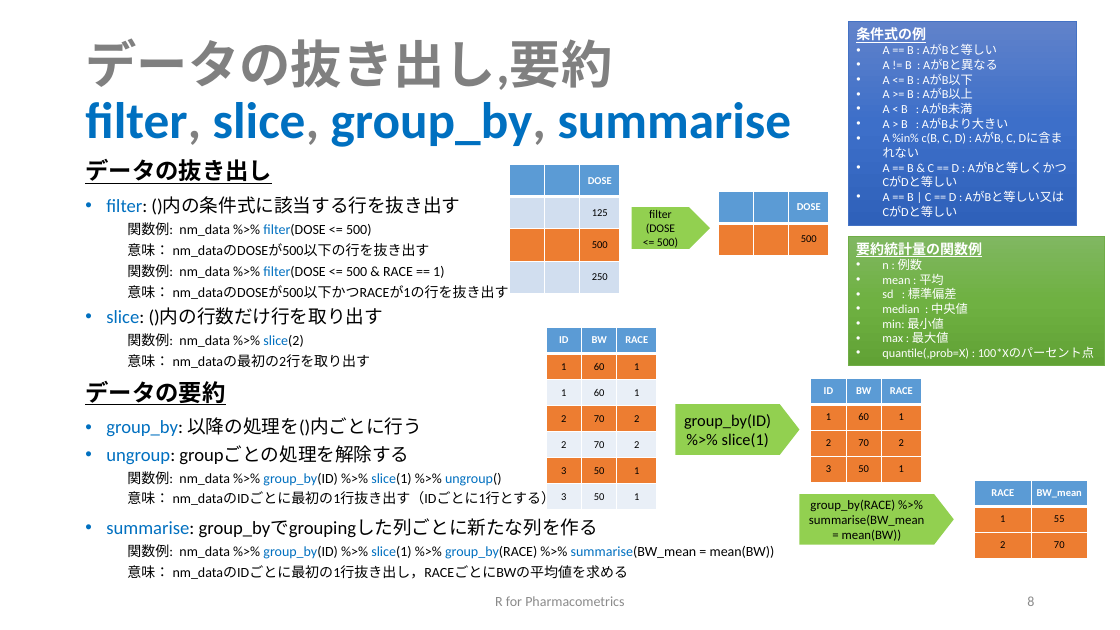
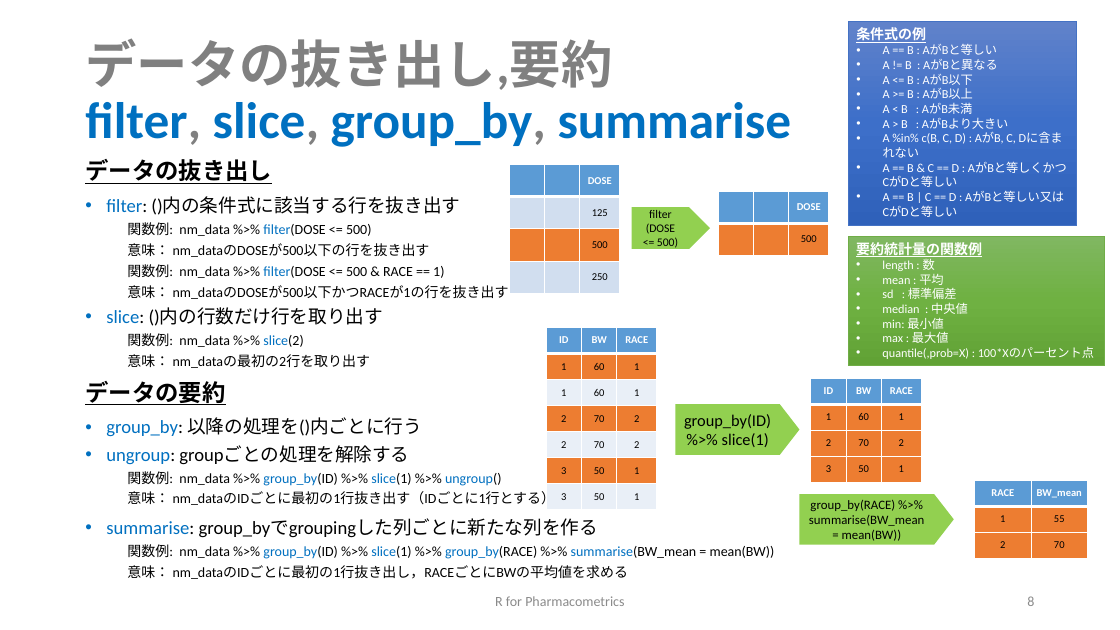
Before and after one commit to MasatoFukae/R-for-PMx, a slide deck: slide 8 of sample/1_data_handling.pptx. Drawn at 1120x630 pixels with LibreOffice and Linux fonts; fonts in the diff are those of the drawing. Boxes give left, top, right and bottom in pixels: in the first picture for what was removed or moved away, otherwise in the second. Text is boxed around its words. In the diff, an @@ line names an element or a change of style, - is before the commit and + after.

```diff
--- a/sample/1_data_handling.pptx
+++ b/sample/1_data_handling.pptx
@@ text in rectangle at (882, 256, 935, 271): text changed @@
-• n : 例数
+• length : 数
```
Also in this commit, not shown: 7 other slides changed, 2 slides added, 2 other files.
